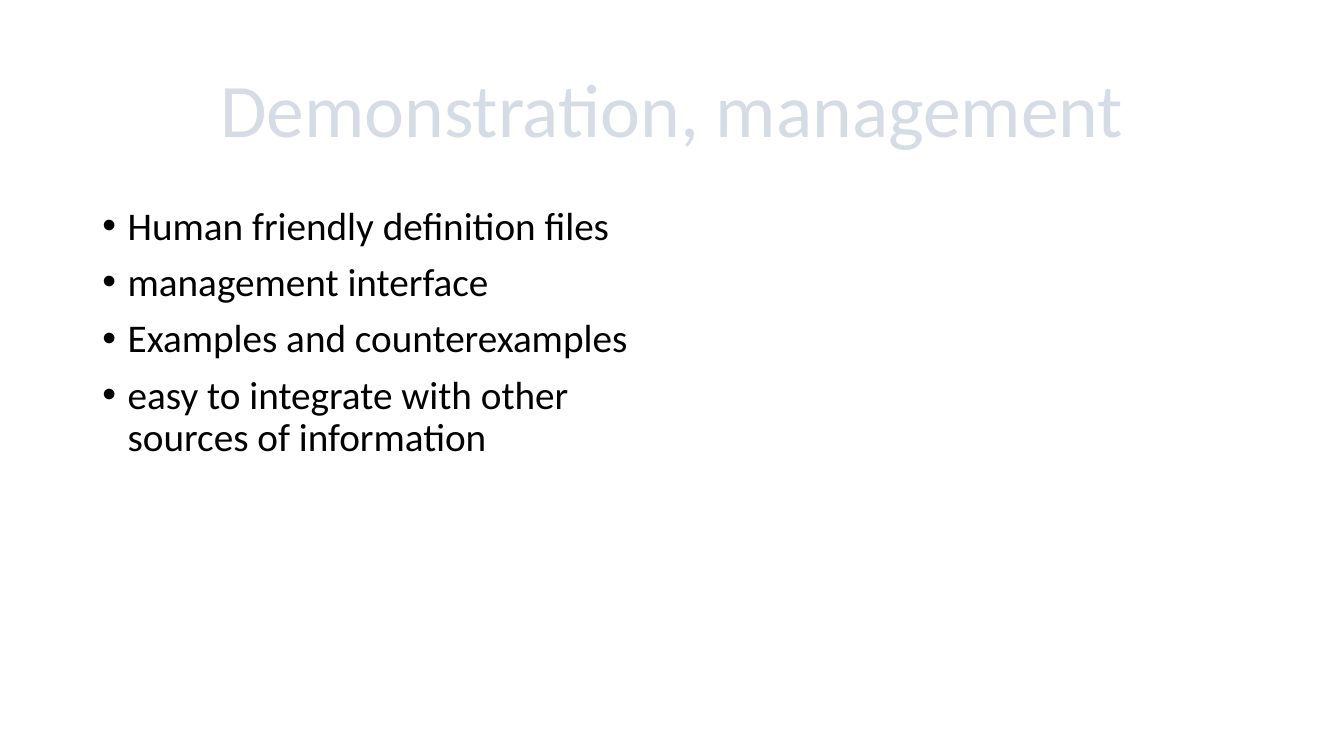
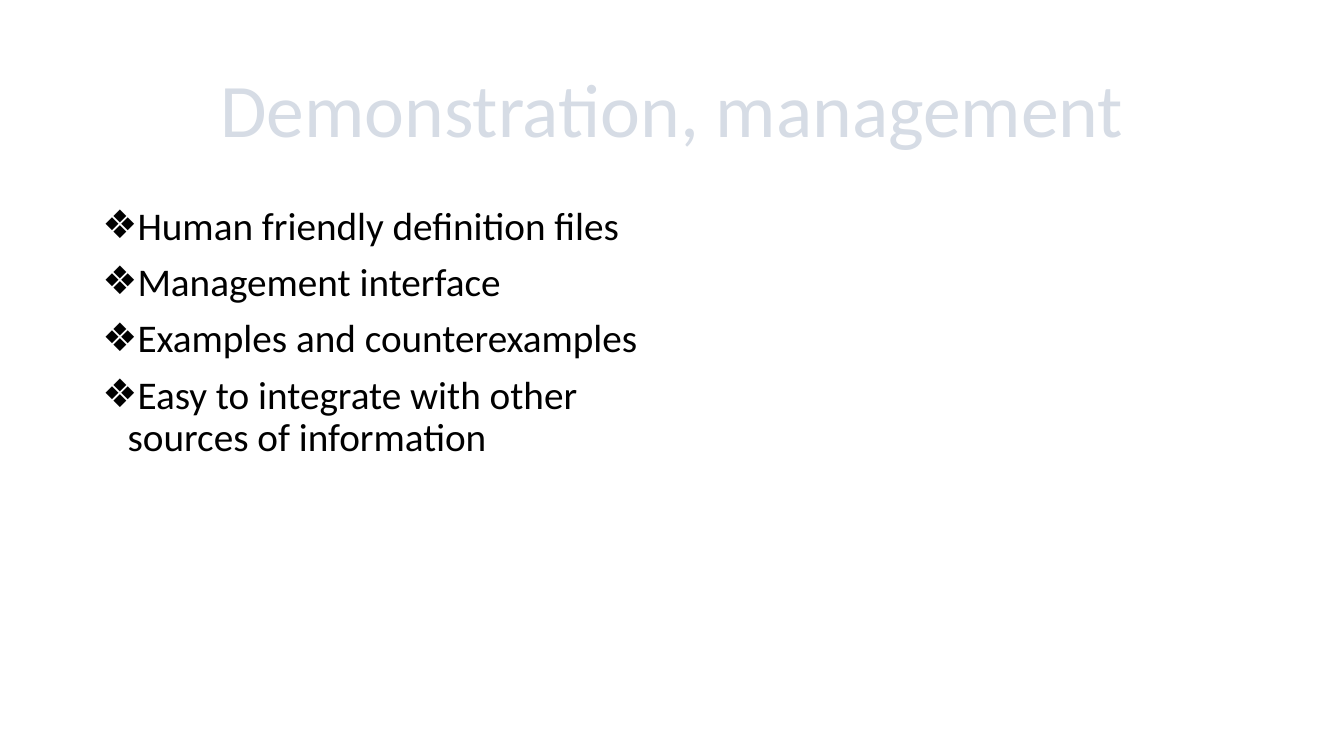
Before and after one commit to Superanjali/flaskQnAndForm, a slide deck: slide 5 of Sciencer.pptx. Drawn at 1344x756 pixels with LibreOffice and Linux fonts; fonts in the diff are those of the drawing. Boxes give left, top, right and bottom in pixels: in the first picture for what was removed or moved away, otherwise in the second. Text is boxed around its words. In the diff, an @@ line names an element or a change of style, - is before the commit and + after.

```diff
--- a/Sciencer.pptx
+++ b/Sciencer.pptx
@@ text at <box>138,212,637,359</box>: bullet • to ❖ @@
@@ text at <box>138,269,501,303</box>: text changed @@
-• management interface
+❖ Management interface
@@ text at <box>128,381,577,452</box>: text changed @@
-• easy to integrate with other sources of information
+❖ Easy to integrate with other sources of information
```
Also in this commit, not shown: 5 other slides changed.
